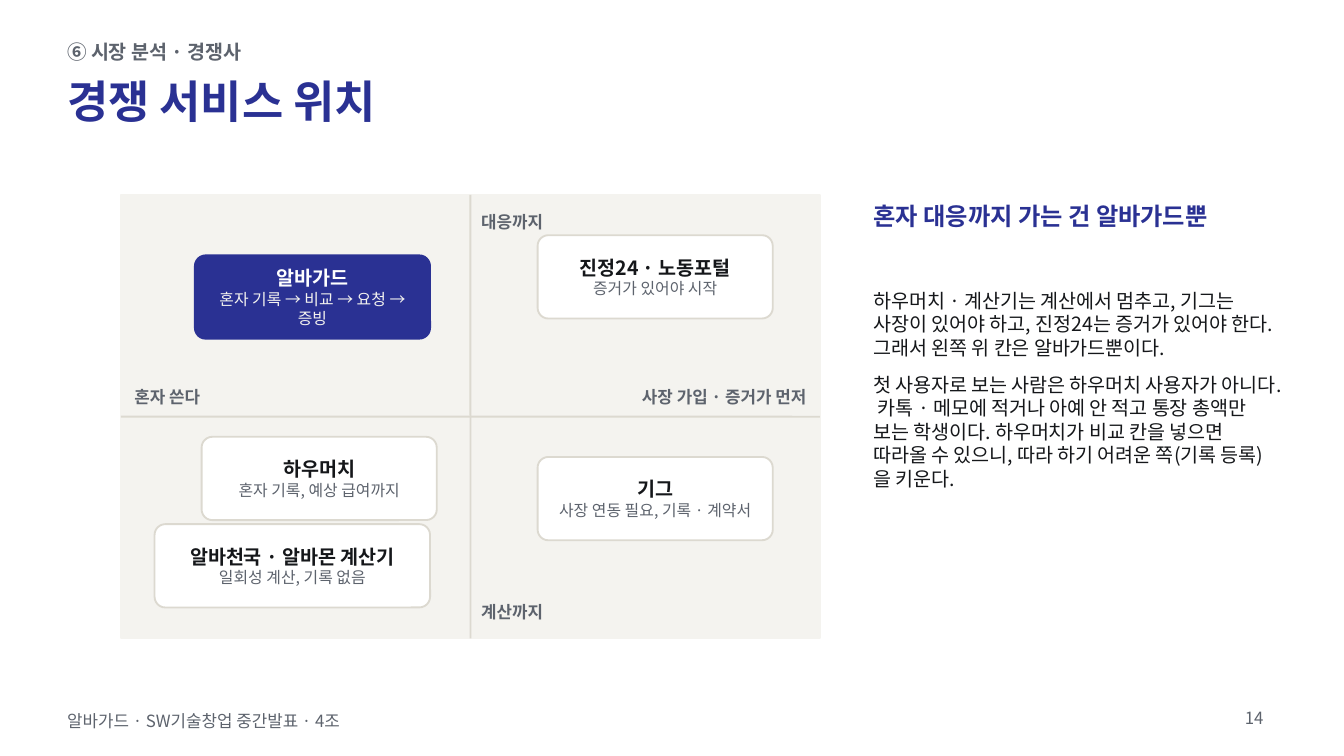
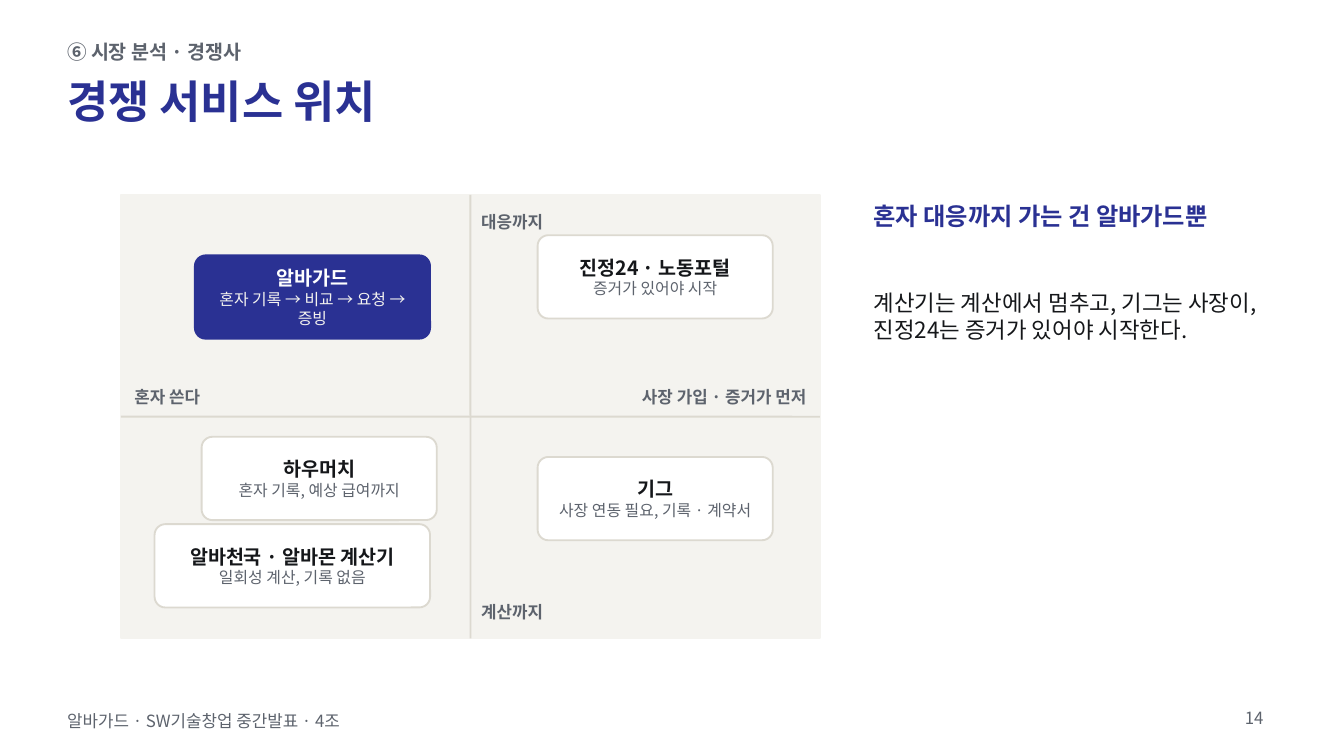
Before and after one commit to jihooni217/albaguard, a slide deck: slide 14 of docs/06_중간발표_PPT.pptx. Drawn at 1344x756 pixels with LibreOffice and Linux fonts; fonts in the diff are those of the drawing. Boxes give left, top, right and bottom in pixels: in the first picture for what was removed or moved away, otherwise in the second. Text is boxed around its words. In the diff, an @@ line names an element or a change of style, - is before the commit and + after.

```diff
--- a/docs/06_중간발표_PPT.pptx
+++ b/docs/06_중간발표_PPT.pptx
@@ text at (x1=874, y1=292, x2=1256, y2=340): text changed; size 10.5 to 12 pt @@
-하우머치 · 계산기는 계산에서 멈추고, 기그는 사장이 있어야 하고, 진정24는 증거가 있어야 한다. 그래서 왼쪽 위 칸은 알바가드뿐이다.
-첫 사용자로 보는 사람은 하우머치 사용자가 아니다. 카톡 · 메모에 적거나 아예 안 적고 통장 총액만 보는 학생이다. 하우머치가 비교 칸을 넣으면 따라올 수 있으니, 따라 하기 어려운 쪽(기록 등록)을 키운다.
+계산기는 계산에서 멈추고, 기그는 사장이, 진정24는 증거가 있어야 시작한다.
```
Also in this commit, not shown: 4 other slides changed, 1 other file.
